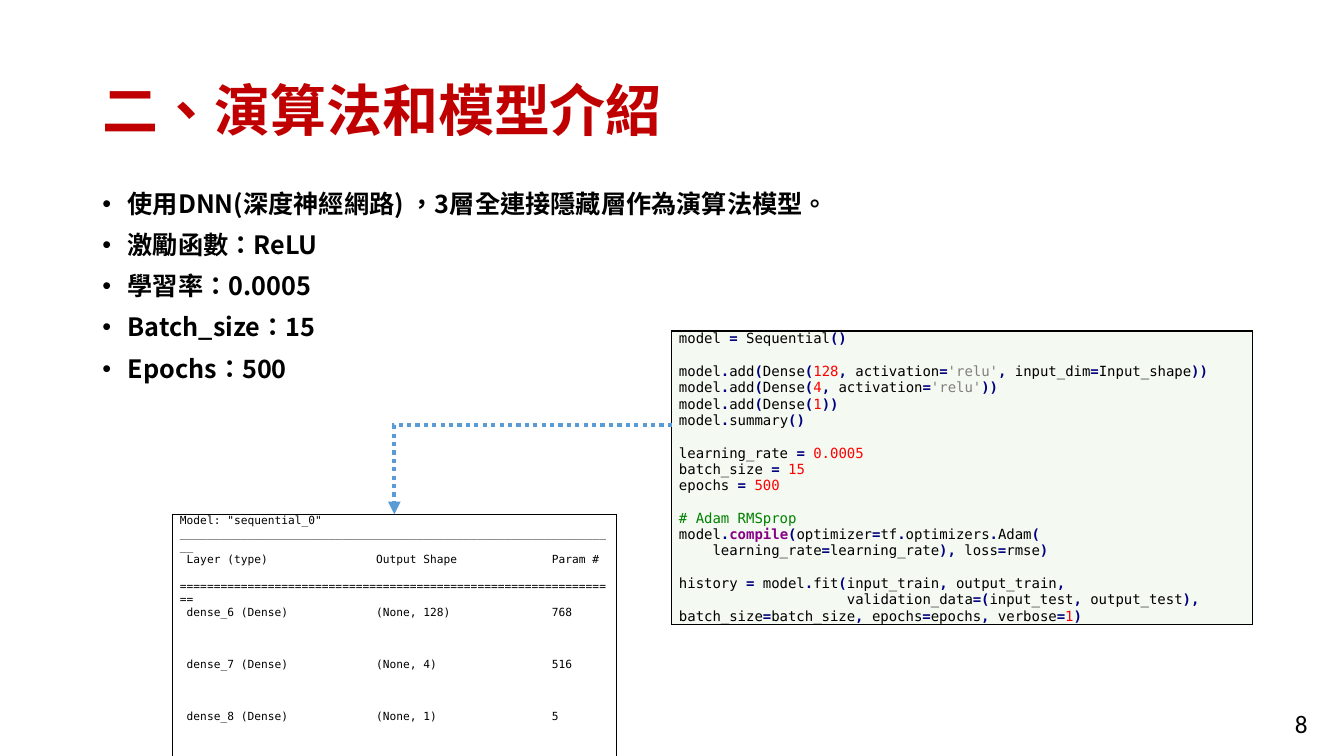
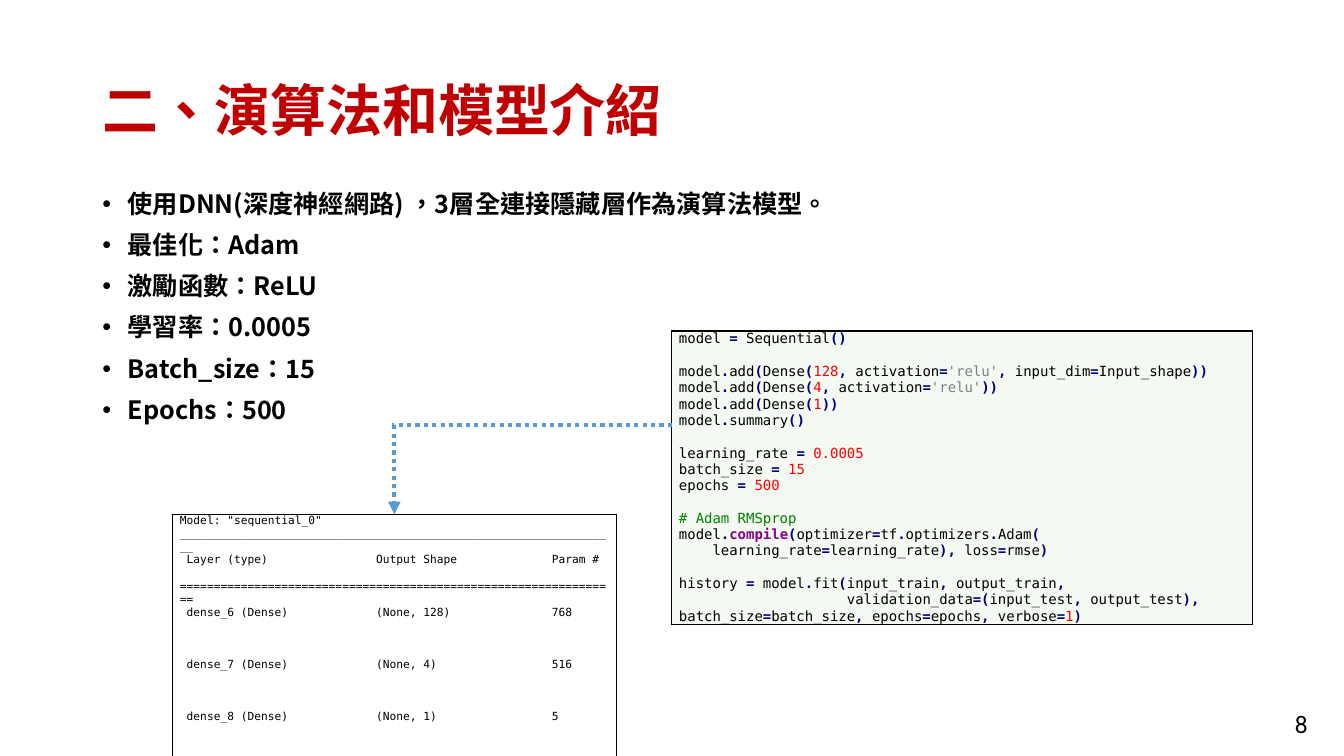
Before and after one commit to FuJasmine/imbd2022final, a slide deck: slide 8 of 111052_projectB_report.pptx. Drawn at 1344x756 pixels with LibreOffice and Linux fonts; fonts in the diff are those of the drawing. Boxes give left, top, right and bottom in pixels: in the first picture for what was removed or moved away, otherwise in the second. Text is boxed around its words. In the diff, an @@ line names an element or a change of style, - is before the commit and + after.

```diff
--- a/111052_projectB_report.pptx
+++ b/111052_projectB_report.pptx
@@ text at box(128, 232, 300, 257): paragraph added @@
+• 最佳化：Adam
```
Also in this commit, not shown: 1 other slide changed.
